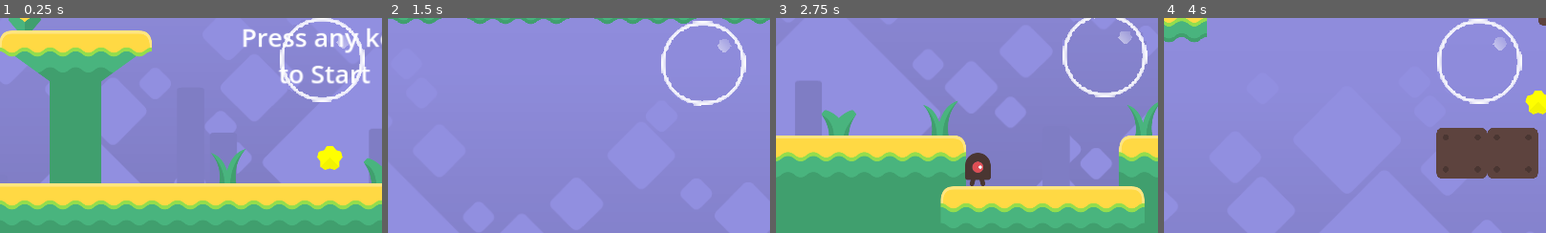
Above: before the commit, frames 1-4 (left to right).
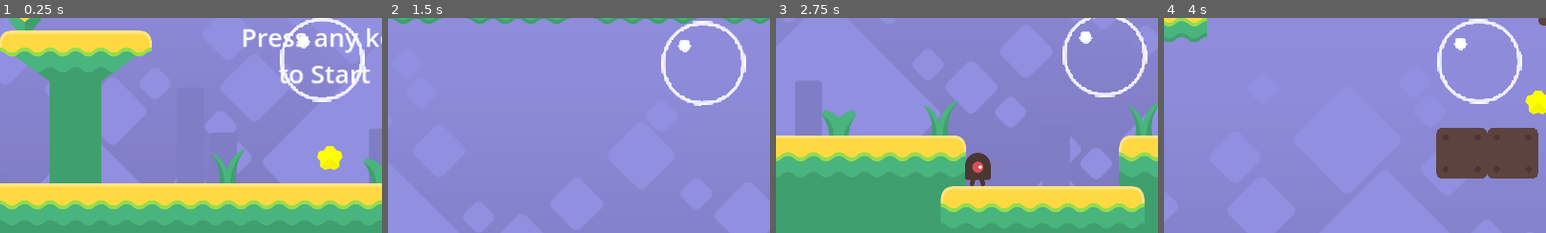
Above: after the commit, the same moments.

Repository: bcrandall0520/BubbleBois
Game: Godot game, scene res://main.tscn
The game is run twice, just before and just after one commit, with the same random seed, the same clock (stepped at 60 frames per second) and the same inputs.
Inputs (mouse positions are % of the whole screen's width and height, from its top left):
- Up to frame 1 (0.25 s): no input
- Up to frame 2 (1.5 s): tap Enter at 0.5 s; move the mouse to (72, 45) at 0.52 s; hold Right (player_1_right) from 0.53 s (still down); tap Down (player_1_fast_fall) at 0.6 s; click (72, 45) at 0.67 s; tap Up (player_1_jump) at 0.77 s; move the mouse to (30, 55) at 1.27 s; tap A (player_2_left) at 1.35 s
- Up to frame 3 (2.75 s): tap Up (player_1_jump) at 1.52 s; move the mouse to (60, 28) at 2.02 s; release Right (player_1_right) at 2.03 s; hold Left (player_1_left) from 2.03 s (still down); tap D (player_2_right) at 2.1 s
- Up to frame 4 (4 s): move the mouse to (45, 70) at 2.77 s; release Left (player_1_left) at 2.78 s; hold Right (player_1_right) from 2.78 s (still down); tap Down (player_1_fast_fall) at 2.85 s; click (45, 70) at 2.92 s; tap Up (player_1_jump) at 3.02, 3.77 s; move the mouse to (80, 65) at 3.52 s; tap A (player_2_left) at 3.6 s
The pictures show only the part of the screen within x 8-58%, y 38-88%; the shares and areas given below are measured in that part.

The runs differ from the first frame. In frame 1, 0.2% of the frame differs, in the area x 77-92%, y 8-15%; in frame 2, 0.3%; in frame 3, 0.3%, in the area x 79-94%, y 6-12%; in frame 4, 0.3%.

Commit message:
Mr. Fizz

Diff:
--- a/assets/bubble/bubble.gdshader
+++ b/assets/bubble/bubble.gdshader
@@ -14,6 +14,7 @@
 
 	if (testR.a < 0.5) {
 		COLOR = offsetScreenRead;
+		COLOR.a = .9;
 	}
 	else {
 		COLOR = textureRead;
--- a/components/player/player.tscn
+++ b/components/player/player.tscn
@@ -2,14 +2,14 @@
 
 [ext_resource type="Texture2D" uid="uid://b67gk2phgku4" path="res://assets/bubble/bubble.png" id="1_m8vqy"]
 [ext_resource type="Shader" path="res://assets/bubble/bubble.gdshader" id="1_no5uk"]
-[ext_resource type="Texture2D" uid="uid://c0jjvkownk2oi" path="res://assets/bubble/bubbleAlpha.png" id="2_4weos"]
+[ext_resource type="Texture2D" uid="uid://bttyutts1bnuo" path="res://assets/bubble/bubbleAlpha2.png" id="2_rpnef"]
 [ext_resource type="Script" path="res://addons/softbody2d/softbody2d.gd" id="2_sqj5y"]
 [ext_resource type="Script" path="res://components/player/character_body_2d.gd" id="3_ksp00"]
 
 [sub_resource type="ShaderMaterial" id="ShaderMaterial_ukdvx"]
 shader = ExtResource("1_no5uk")
 shader_parameter/refractionMagnitude = 30.0
-shader_parameter/test = ExtResource("2_4weos")
+shader_parameter/test = ExtResource("2_rpnef")
 
 [sub_resource type="SkeletonModification2DLookAt" id="SkeletonModification2DLookAt_t3j7n"]
 resource_local_to_scene = true
Binary file added: assets/bubble/bubbleAlpha2.png
Not shown, added: assets/bubble/bubbleAlpha2.png.import
